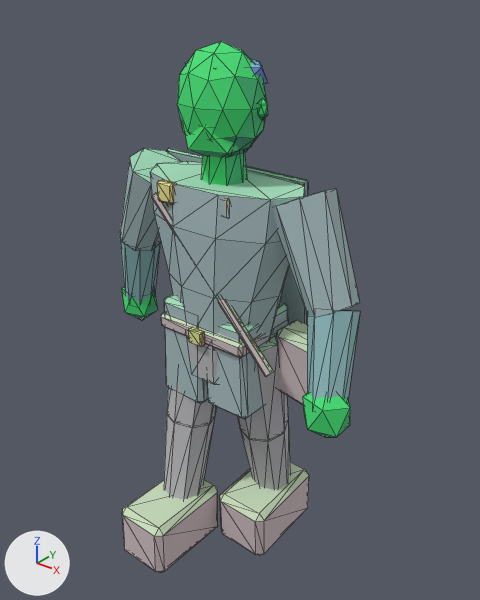
One commit to the glTF model assets/exports/npc/npc_wayfarer_contact_l_v01.glb: the scene before it, then after it.
Camera for both pictures: a 50 mm lens placed at (1.46, -1.74, 2.21), pointed at (0.05, 0.03, 1.11). The axes (+X, +Y, +Z) are drawn at lower left. The lights are the same throughout. The picture after the commit comes second. Mesh edges are drawn as thin lines. Vertices at exactly the same position are counted once.

The older version as bpy lines, for what is in view:
```python
me_geo_npc_wayfarer_contact_l_v01 = bpy.data.meshes.new('GEO_npc_wayfarer_contact_l_v01')
me_geo_npc_wayfarer_contact_l_v01.from_pydata(...)  # 574 vertices, 1032 faces; spans x -0.64..0.64, y -0.42..0.3, z -0.01..2.03
me_geo_npc_wayfarer_contact_l_v01.materials.append(mat_mat_npc_indexed)
ob_geo_npc_wayfarer_contact_l_v01 = bpy.data.objects.new('GEO_npc_wayfarer_contact_l_v01', me_geo_npc_wayfarer_contact_l_v01)
ob_geo_npc_wayfarer_contact_l_v01.location = (0.0, 0.0, 0.0)
```
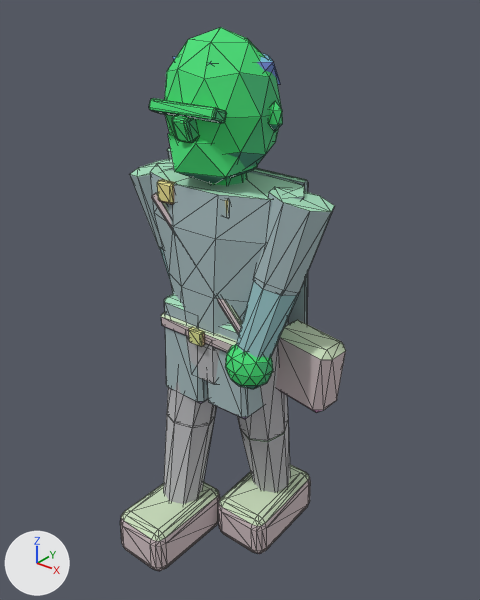
Changed parts and their boxes (x1, y1, x2, y2) in the pictures (480 x 600 px; the box of a moved part takes in the faces that stretch with it):
'GEO_npc_wayfarer_contact_l_v01', reshaped
    before: (120, 41, 360, 573)
    after: (120, 27, 346, 571)
part 1 of me_geo_npc_wayfarer_contact_l_v01, moved or reshaped (mostly hidden afterwards)
    before: (120, 235, 160, 303)
    after: (159, 248, 171, 282)
part 2 of me_geo_npc_wayfarer_contact_l_v01, moved or reshaped
    before: (307, 310, 360, 399)
    after: (236, 280, 298, 358)
part 3 of me_geo_npc_wayfarer_contact_l_v01, added (green)
    after: (225, 344, 273, 389)
part 4 of me_geo_npc_wayfarer_contact_l_v01, added (green)
    after: (164, 27, 281, 178)
part 5 of me_geo_npc_wayfarer_contact_l_v01, added (green)
    after: (168, 133, 258, 184)
part 6 of me_geo_npc_wayfarer_contact_l_v01, added
    after: (268, 101, 283, 132)
part 7 of me_geo_npc_wayfarer_contact_l_v01, added
    after: (173, 53, 281, 85)
part 8 of me_geo_npc_wayfarer_contact_l_v01, rebuilt
    before: (122, 480, 218, 573)
    after: (120, 481, 220, 571)
part 9 of me_geo_npc_wayfarer_contact_l_v01, rebuilt
    before: (220, 462, 309, 555)
    after: (218, 464, 311, 554)
part 10 of me_geo_npc_wayfarer_contact_l_v01, rebuilt (15% shorter)
    before: (273, 189, 360, 317)
    after: (253, 187, 335, 296)
part 11 of me_geo_npc_wayfarer_contact_l_v01, rebuilt
    before: (120, 148, 182, 251)
    after: (129, 158, 174, 250)
part 12 of me_geo_npc_wayfarer_contact_l_v01, added (green)
    after: (149, 98, 227, 123)
part 13 of me_geo_npc_wayfarer_contact_l_v01, added (green)
    after: (172, 115, 198, 143)
part 14 of me_geo_npc_wayfarer_contact_l_v01, deleted
    before: (122, 59, 350, 437)
part 15 of me_geo_npc_wayfarer_contact_l_v01, built on (mostly hidden afterwards)
    before: (177, 41, 267, 185)
    after: (209, 173, 247, 185)
part 16 of me_geo_npc_wayfarer_contact_l_v01, recoloured
    after: (321, 342, 345, 360)

The change in detail:
me_geo_npc_wayfarer_contact_l_v01 is used by ob_geo_npc_wayfarer_contact_l_v01; location (0.0, 0.0, 0.0).
me_geo_npc_wayfarer_contact_l_v01 had 574 vertices, 1032 faces and spanned x -0.64..0.64, y -0.42..0.3, z -0.01..2.03.
me_geo_npc_wayfarer_contact_l_v01 now has 890 vertices, 1656 faces and spans x -0.44..0.47, y -0.43..0.31, z 0.0..2.07.
me_geo_npc_wayfarer_contact_l_v01 part 1: the loose piece of 16 vertices spanning x -0.62..-0.41, y -0.05..0.13, z 0.91..1.26 is multiplied about its middle by the matrix ((0.889, -0.003, -0.299), (-0.005, 0.938, -0.023), (0.299, 0.023, 0.889)), then moved by (0.27, 0.01, 0.04).
me_geo_npc_wayfarer_contact_l_v01 part 2: the loose piece of 16 vertices spanning x 0.41..0.62, y -0.22..0.04, z 0.91..1.28 is multiplied about its middle by the matrix ((-0.843, -0.387, 0.078), (0.32, -0.562, 0.67), (-0.231, 0.634, 0.642)), then moved by (-0.26, -0.02, 0.05).
me_geo_npc_wayfarer_contact_l_v01 part 3: a new loose piece, an icosphere of 80 faces spanning x 0.15..0.32, y -0.24..-0.07, z 0.9..1.08, in mat_mat_npc_indexed.
me_geo_npc_wayfarer_contact_l_v01 part 4: a new loose piece, an icosphere of 80 faces spanning x -0.2..0.2, y -0.19..0.17, z 1.58..2.07, in mat_mat_npc_indexed.
me_geo_npc_wayfarer_contact_l_v01 part 5: a new loose piece, an icosphere of 20 faces spanning x -0.15..0.15, y -0.2..0.08, z 1.57..1.81, in mat_mat_npc_indexed.
me_geo_npc_wayfarer_contact_l_v01 part 6: a new loose piece, an icosphere of 20 faces spanning x 0.186..0.24, y -0.025..0.017, z 1.769..1.866, in mat_mat_npc_indexed.
me_geo_npc_wayfarer_contact_l_v01 part 7: a new loose piece, an icosphere of 20 faces spanning x -0.19..0.19, y -0.13..0.17, z 1.85..2.03, in mat_mat_npc_indexed.
me_geo_npc_wayfarer_contact_l_v01 part 8: the loose piece of 24 vertices spanning x -0.25..-0.01, y -0.42..-0.03, z -0.01..0.24 is rebuilt with 96 vertices and now spans x -0.25..0.0, y -0.43..-0.02, z 0.0..0.22.
me_geo_npc_wayfarer_contact_l_v01 part 9: the loose piece of 24 vertices spanning x 0.01..0.25, y -0.09..0.3, z -0.01..0.24 is rebuilt with 96 vertices and now spans x 0.0..0.25, y -0.1..0.31, z 0.0..0.22.
me_geo_npc_wayfarer_contact_l_v01 part 10: the loose piece of 16 vertices spanning x 0.23..0.57, y -0.12..0.11, z 1.2..1.62 is rebuilt with 16 vertices and now spans x 0.18..0.44, y -0.13..0.11, z 1.25..1.6.
me_geo_npc_wayfarer_contact_l_v01 part 11: the loose piece of 16 vertices spanning x -0.57..-0.23, y -0.11..0.12, z 1.2..1.62 is rebuilt with 16 vertices and now spans x -0.44..-0.18, y -0.11..0.13, z 1.25..1.59.
me_geo_npc_wayfarer_contact_l_v01 part 12: a new loose piece of 56 vertices spanning x -0.14..0.14, y -0.21..-0.15, z 1.81..1.86, in mat_mat_npc_indexed.
me_geo_npc_wayfarer_contact_l_v01 part 13: a new loose piece of 56 vertices spanning x -0.03..0.03, y -0.22..-0.15, z 1.74..1.83, in mat_mat_npc_indexed.
me_geo_npc_wayfarer_contact_l_v01 part 14: 6 loose pieces with 72 vertices, spanning x -0.64..0.64, y -0.23..0.14, z 0.81..1.99, are deleted.
me_geo_npc_wayfarer_contact_l_v01 part 15: 8 vertices moved from x -0.07..0.07, y -0.07..0.07, z 1.7 to x -0.07..0.07, y -0.07..0.07, z 1.66; 42 vertices removed from x -0.16..0.16, y -0.15..0.13, z 1.65..2.03.
me_geo_npc_wayfarer_contact_l_v01 part 16: 4 kept faces spanning x 0.19..0.47, y 0.0..0.15, z 0.78..1.04 get new vertex colours.
Other edits to the shape of me_geo_npc_wayfarer_contact_l_v01 do not show in these pictures.
